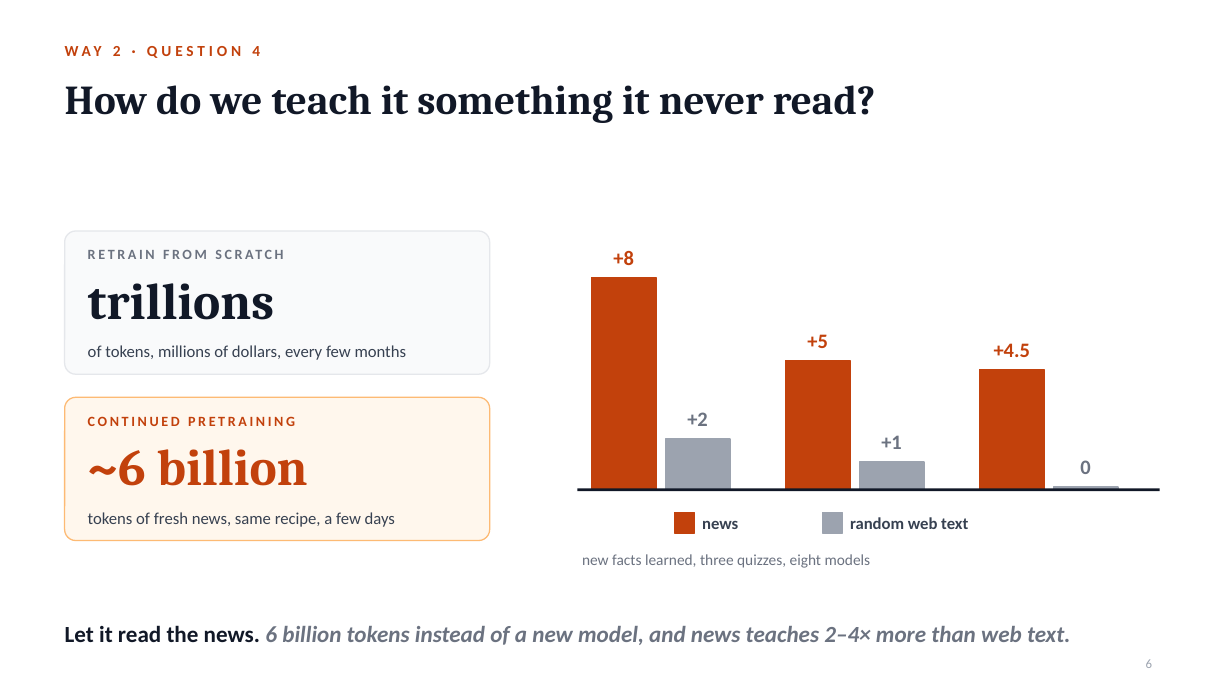
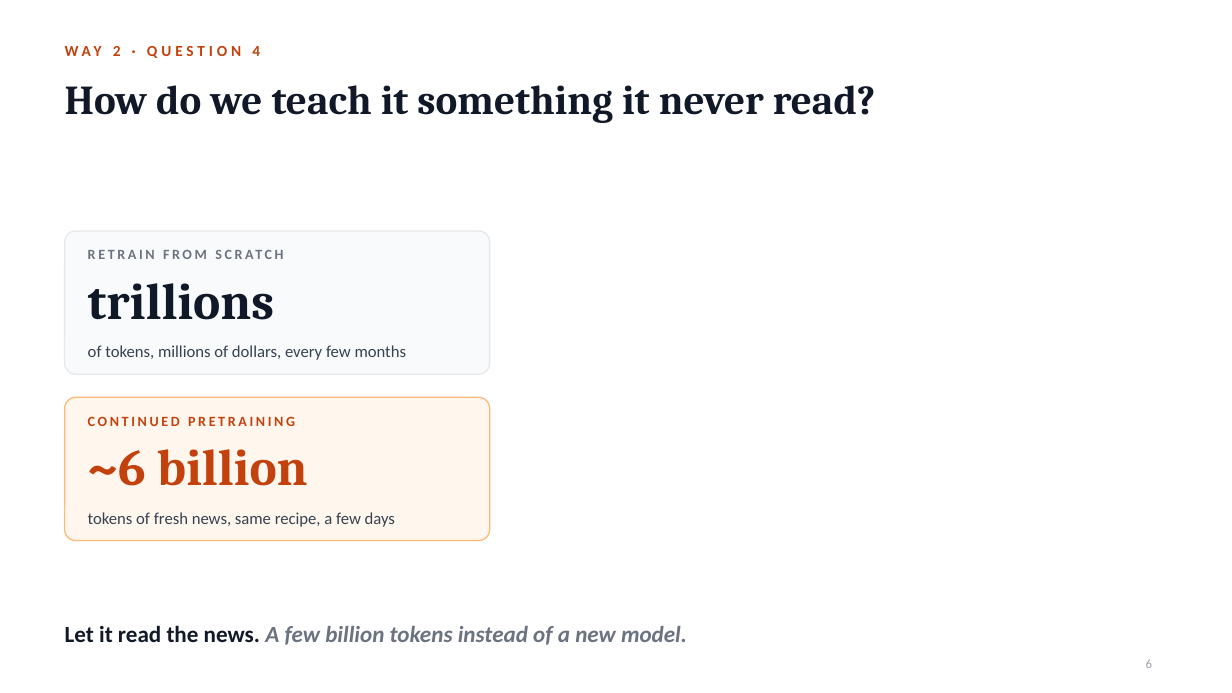
Before and after one commit to notagit3650/Claude_expo_repo_36501, a slide deck: slide 6 of slides/Retrain_or_teach.pptx. Drawn at 1232x693 pixels with LibreOffice and Linux fonts; fonts in the diff are those of the drawing. Boxes give left, top, right and bottom in pixels: in the first picture for what was removed or moved away, otherwise in the second. Text is boxed around its words. In the diff, an @@ line names an element or a change of style, - is before the commit and + after.

```diff
--- a/slides/Retrain_or_teach.pptx
+++ b/slides/Retrain_or_teach.pptx
@@ text removed at bbox=[613, 251, 634, 265] @@
-+8
@@ rectangle removed at bbox=[592, 277, 656, 490] @@
@@ text removed at bbox=[807, 334, 828, 348] @@
-+5
@@ text removed at bbox=[994, 343, 1030, 357] @@
-+4.5
@@ rectangle removed at bbox=[786, 360, 850, 490] @@
@@ rectangle removed at bbox=[980, 370, 1044, 490] @@
@@ text removed at bbox=[687, 412, 708, 426] @@
-+2
@@ rectangle removed at bbox=[665, 439, 730, 490] @@
@@ text removed at bbox=[881, 435, 902, 449] @@
-+1
@@ rectangle removed at bbox=[860, 462, 924, 490] @@
@@ text removed at bbox=[1080, 460, 1090, 474] @@
-0
@@ line removed from (578, 490) to (1160, 490) @@
@@ rectangle removed at bbox=[1054, 487, 1118, 490] @@
@@ rectangle removed at bbox=[675, 513, 695, 533] @@
@@ text removed at bbox=[702, 521, 738, 529] @@
-news
@@ rectangle removed at bbox=[823, 513, 843, 533] @@
@@ text removed at bbox=[850, 517, 968, 529] @@
-random web text
@@ text removed at bbox=[582, 554, 871, 568] @@
-new facts learned, three quizzes, eight models
@@ text at bbox=[65, 625, 687, 645]: text changed @@
-Let it read the news. 6 billion tokens instead of a new model, and news teaches 2–4× more than web text.
+Let it read the news. A few billion tokens instead of a new model.
```
Also in this commit, not shown: 7 other slides changed, 2 slides removed, 2 other files.
